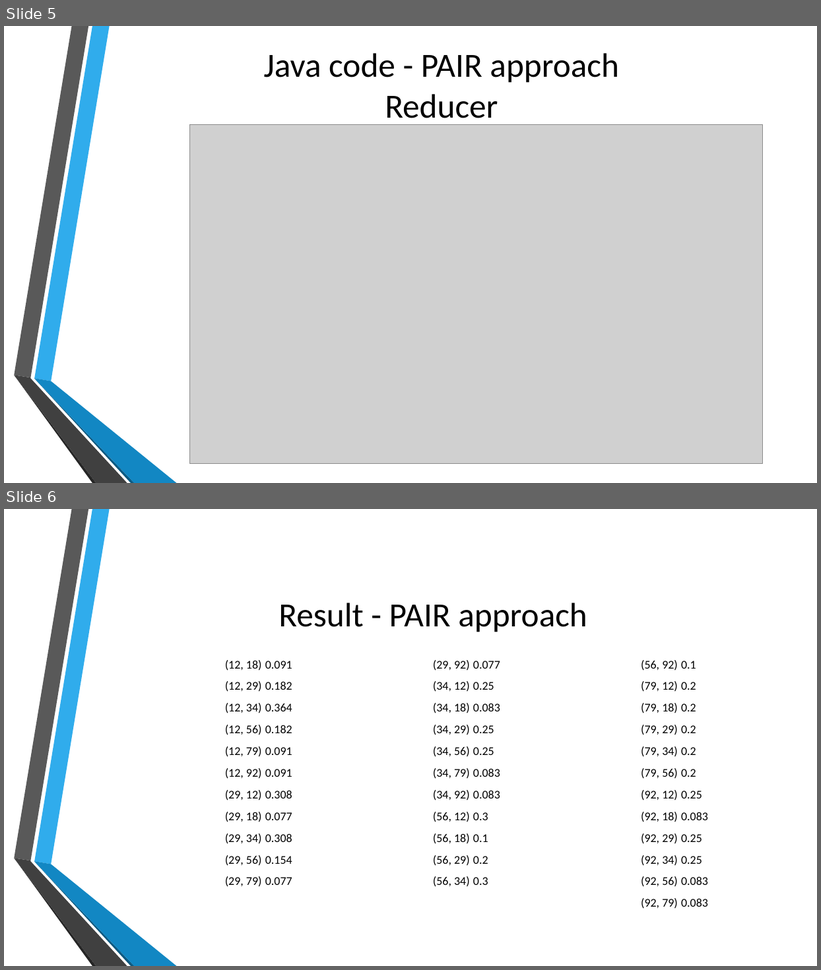
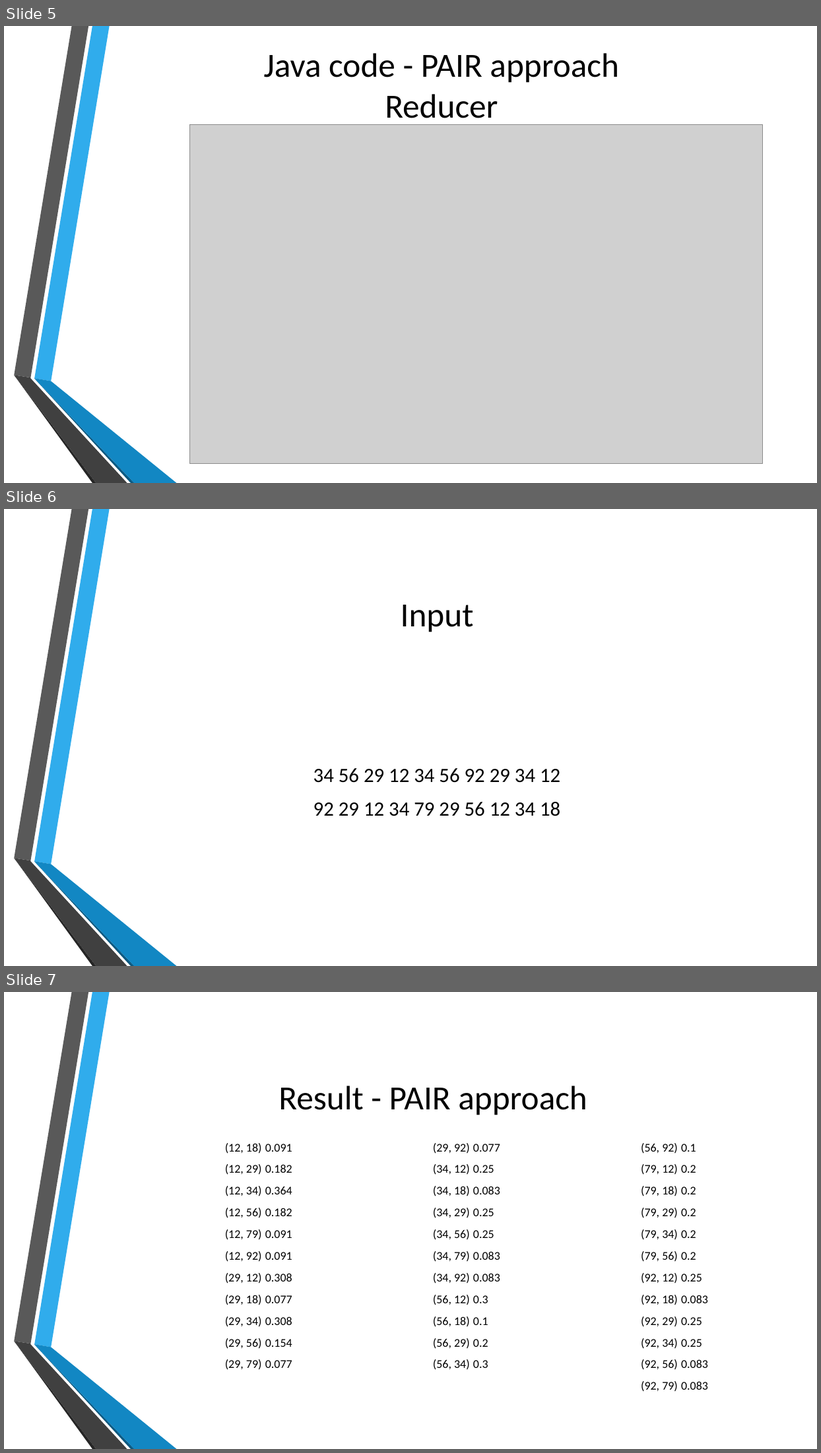
Before and after one commit to najus/Crystall-Ball-Event-Prediction, a slide deck: Documents/CrystalBallPresentation.pptx. Shown one above the other, each under a label of ours: slides 5 and 6 before the commit, slides 5, 6 and 7 after it. The pictures are 821x970 and 821x1453 pixels, drawn with LibreOffice and Linux fonts; fonts in the diff are those of the drawing; grey boxes stand for pictures. Boxes give left, top, right and bottom in pixels: in the first picture for what was removed or moved away, otherwise in the second. Text is boxed around its words. In the diff, an @@ line names an element or a change of style, - is before the commit and + after.

Commit message:
Presentation slide updated

```diff
--- a/Documents/CrystalBallPresentation.pptx
+++ b/Documents/CrystalBallPresentation.pptx
@@ slide 6 added at bbox=[4, 509, 817, 966], background #FFFFFF; not listed: 6 template elements that a slide beside it also shows @@
@@ title added at bbox=[401, 605, 474, 632], 40 pt, text #000000 @@
+Input
@@ text added at bbox=[314, 768, 560, 817], 24 pt, text #000000 @@
+34 56 29 12 34 56 92 29 34 12
+92 29 12 34 79 29 56 12 34 18
@@ what was slide 6 is now slide 7 @@
```
